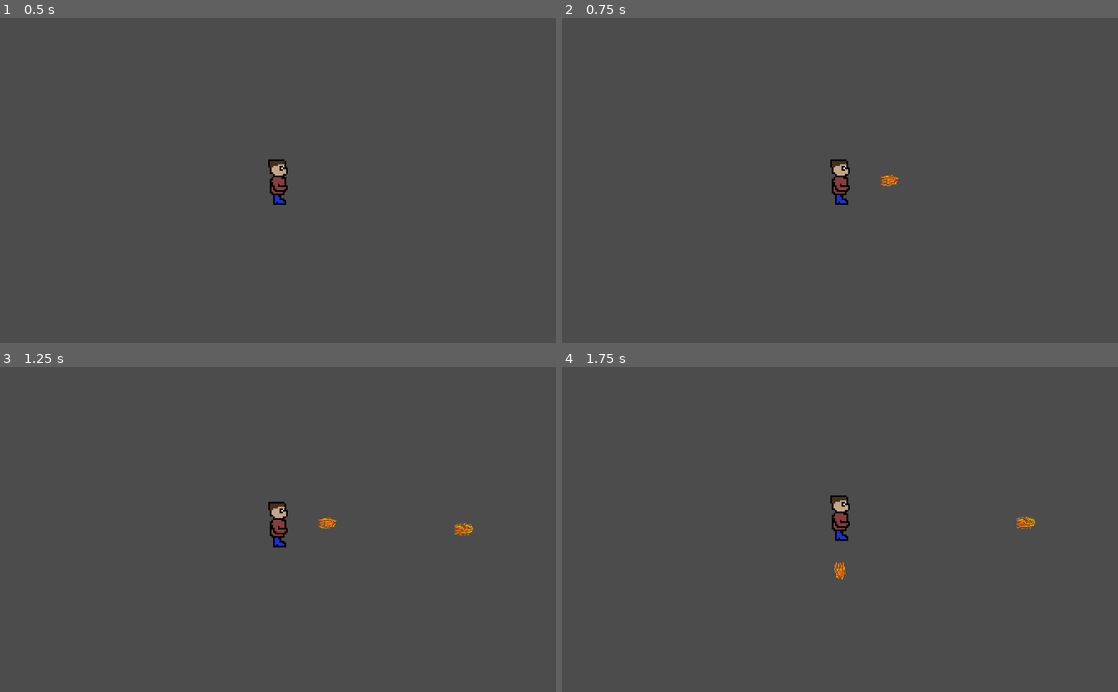
Above: before the commit, frames 1-4 (two rows, left to right).
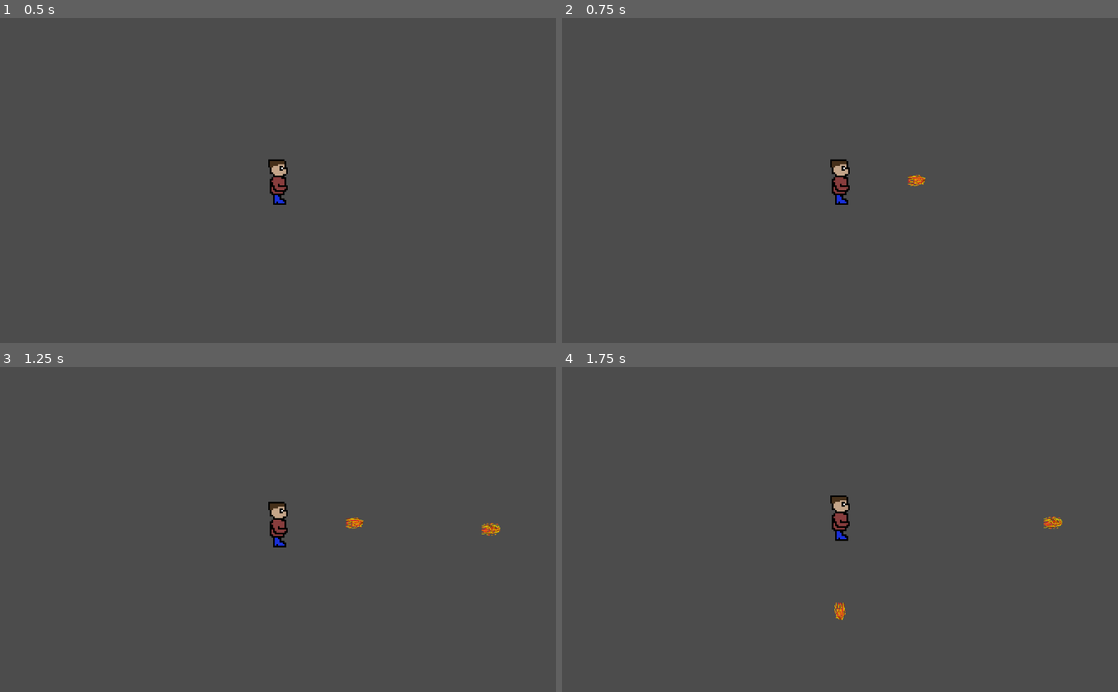
Above: after the commit, the same moments.

Repository: nicolaslaing/Godot-Playground
Game: Godot game, scene res://scenes/Player.tscn
Same seed, same stepped clock (60 frames per second), same inputs: the game is played once before the commit and once after it. This scene is started directly instead of the project's main scene. The engine's default icon, where the game draws it, is replaced by a stand-in: a white triangle on a blue panel in a dark square.
Inputs:
- Up to frame 1 (0.5 s): no input
- Up to frame 2 (0.75 s): tap Enter at 0.5 s; hold Right from 0.53 s (still down)
- Up to frame 3 (1.25 s): keep holding Right; tap Space at 0.77 s
- Up to frame 4 (1.75 s): release Right at 1.28 s; hold Down from 1.28 s (still down); tap Space at 1.52 s

Frame 1 is identical in both runs. In frame 2, 0.2% of the frame differs, in the area x 57-66%, y 48-52%; in frame 3, 0.3%; in frame 4, 0.4%, in the area x 49-90%, y 45-78%.

Commit message:
Added offset to projectile spawning

Diff:
--- a/Project1/scenes/Player.gd
+++ b/Project1/scenes/Player.gd
@@ -3,9 +3,15 @@
 var timer = null
 var projectile = preload("res://scenes/Projectile.tscn")
 var speed = 3
-var offset = 0
+
+var default_offsetX = 50
+var default_offsetY = 75
+var offsetX = default_offsetX
+var offsetY = default_offsetY
+
 var default_delay = 0.5
 var can_shoot = true
+var lastShootKeyPressed = Vector2(0,0)
 
 func _ready():
 	timer = Timer.new()
@@ -64,13 +70,13 @@
 	elif Input.is_key_pressed(KEY_LEFT) && Input.is_key_pressed(KEY_DOWN):
 		shoot(KEY_LEFT, KEY_DOWN)
 	elif Input.is_key_pressed(KEY_RIGHT):
-		shoot(KEY_RIGHT, null)
+		shoot(KEY_RIGHT, 0)
 	elif Input.is_key_pressed(KEY_LEFT):
-		shoot(KEY_LEFT, null)
+		shoot(KEY_LEFT, 0)
 	elif Input.is_key_pressed(KEY_UP):
-		shoot(KEY_UP, null)
+		shoot(0, KEY_UP)
 	elif Input.is_key_pressed(KEY_DOWN):
-		shoot(KEY_DOWN, null)
+		shoot(0, KEY_DOWN)
 
 	# Jump
 	if (Input.is_key_pressed(KEY_SPACE) && self.position.y >= -30):
@@ -82,42 +88,57 @@
 func on_timeout_complete():
 	can_shoot = true
 
-func shoot(direction, direction2):
+func shoot(directionX, directionY):
 	if can_shoot:
 		var p = projectile.instance()
 		p.set_name("projectile")
-		p.position = Vector2(self.position.x, self.position.y)
+
+		offsetX = default_offsetX
+		offsetY = default_offsetY
+		if directionX == KEY_LEFT:
+			offsetX *= -1
+			offsetY = 0
+		if directionY == KEY_UP:
+			offsetY *= -1
+			offsetX = 0
+		if directionX == KEY_RIGHT:
+			offsetY = 0
+		if directionY == KEY_DOWN:
+			offsetX = 0
+
+		p.position = Vector2(self.position.x + offsetX, self.position.y + offsetY)
 		p.add_collision_exception_with(p)
 		get_parent().add_child(p)
 
-		if direction == KEY_RIGHT && direction2 == KEY_UP:
+		# Shoot in 45 degree axes
+		if directionX == KEY_RIGHT && directionY == KEY_UP:
 			p.motionX += p.projSpeed
 			p.motionY -= p.projSpeed
-			p.position.x += offset
-		elif direction == KEY_RIGHT && direction2 == KEY_DOWN:
+			lastShootKeyPressed = Vector2(KEY_RIGHT, KEY_UP)
+		elif directionX == KEY_RIGHT && directionY == KEY_DOWN:
 			p.motionX += p.projSpeed
 			p.motionY += p.projSpeed
-			p.position.x -= offset
-		elif direction == KEY_LEFT && direction2 == KEY_UP:
+			lastShootKeyPressed = Vector2(KEY_RIGHT, KEY_DOWN)
+		elif directionX == KEY_LEFT && directionY == KEY_UP:
 			p.motionX -= p.projSpeed
 			p.motionY -= p.projSpeed
-			p.position.y -= offset
-		elif direction == KEY_LEFT && direction2 == KEY_DOWN:
+			lastShootKeyPressed = Vector2(KEY_LEFT, KEY_UP)
+		elif directionX == KEY_LEFT && directionY == KEY_DOWN:
 			p.motionX -= p.projSpeed
 			p.motionY += p.projSpeed
-			p.position.y += offset
-		elif direction == KEY_RIGHT:
+			lastShootKeyPressed = Vector2(KEY_LEFT, KEY_DOWN)
+		elif directionX == KEY_RIGHT:
 			p.motionX += p.projSpeed
-			p.position.x += offset
-		elif direction == KEY_LEFT:
+			lastShootKeyPressed = Vector2(KEY_RIGHT, 0)
+		elif directionX == KEY_LEFT:
 			p.motionX -= p.projSpeed
-			p.position.x -= offset
-		elif direction == KEY_UP:
+			lastShootKeyPressed = Vector2(KEY_LEFT, 0)
+		elif directionY == KEY_UP:
 			p.motionY -= p.projSpeed
-			p.position.y -= offset
-		elif direction == KEY_DOWN:
+			lastShootKeyPressed = Vector2(0, KEY_UP)
+		elif directionY == KEY_DOWN:
 			p.motionY += p.projSpeed
-			p.position.y += offset
+			lastShootKeyPressed = Vector2(0, KEY_DOWN)
 
 		can_shoot = false
 		timer.wait_time = default_delay
